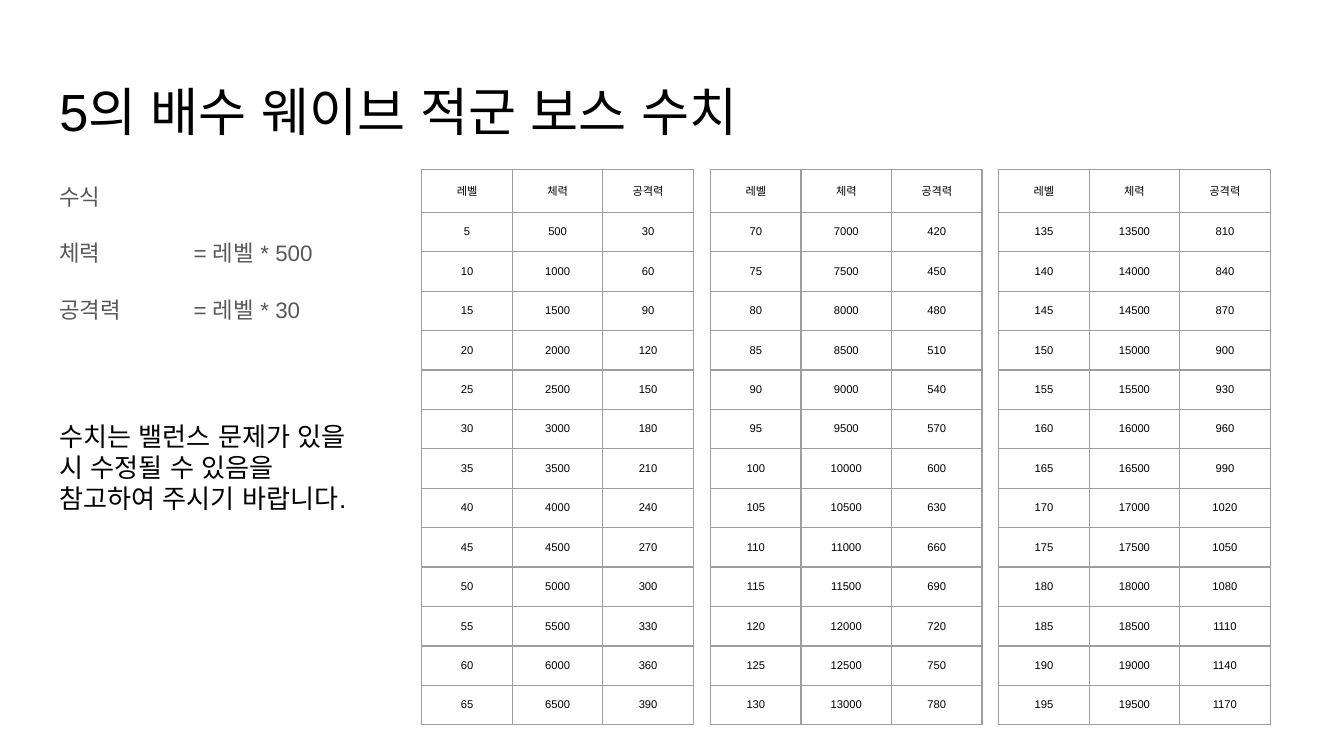
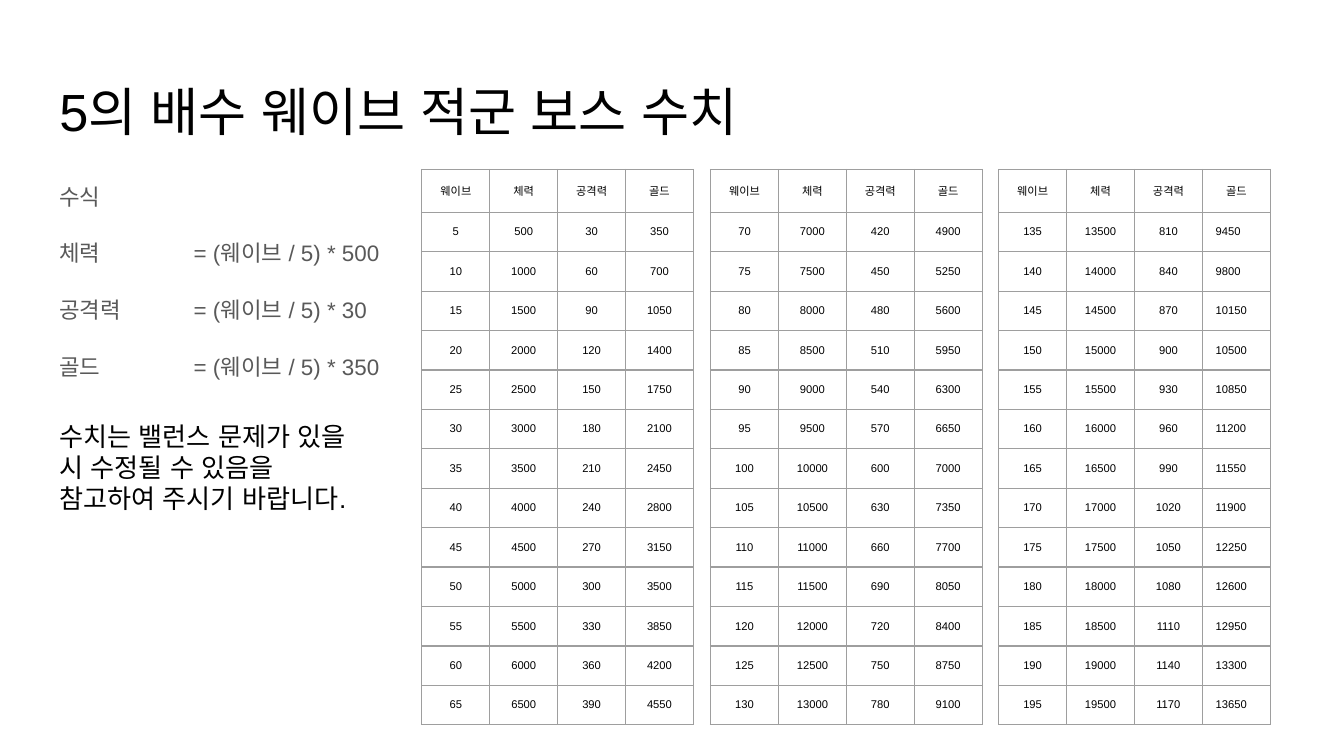
Before and after one commit to byeongyupKim/dlfqks, a slide deck: slide 14 of 기획문서/기획.pptx. Drawn at 1344x756 pixels with LibreOffice and Linux fonts; fonts in the diff are those of the drawing. Boxes give left, top, right and bottom in pixels: in the first picture for what was removed or moved away, otherwise in the second. Text is boxed around its words. In the diff, an @@ line names an element or a change of style, - is before the commit and + after.

```diff
--- a/기획문서/기획.pptx
+++ b/기획문서/기획.pptx
@@ table at <box>422,169,696,734</box> @@
-column 1, row 1: 레벨
+column 1, row 1: 웨이브
+column 4: 골드 | 350 | 700 | 1050 | 1400 | 1750 | 2100 | 2450 | 2800 | 3150 | 3500 | 3850 | 4200 | 4550
@@ table: place and size @@
-table at <box>422,169,692,734</box>
+table at <box>422,169,696,734</box>
@@ table at <box>711,169,985,734</box> @@
-column 1, row 1: 레벨
+column 1, row 1: 웨이브
+column 4: 골드 | 4900 | 5250 | 5600 | 5950 | 6300 | 6650 | 7000 | 7350 | 7700 | 8050 | 8400 | 8750 | 9100
@@ table: place and size @@
-table at <box>711,169,981,734</box>
+table at <box>711,169,985,734</box>
@@ table at <box>999,169,1273,734</box> @@
-column 1, row 1: 레벨
+column 1, row 1: 웨이브
+column 4: 골드 | 9450 | 9800 | 10150 | 10500 | 10850 | 11200 | 11550 | 11900 | 12250 | 12600 | 12950 | 13300 | 13650
@@ table: place and size @@
-table at <box>999,169,1269,734</box>
+table at <box>999,169,1273,734</box>
@@ text at <box>59,242,379,380</box>: text changed @@
-체력 = 레벨 * 500
-공격력 = 레벨 * 30
+체력 = (웨이브 / 5) * 500
+공격력 = (웨이브 / 5) * 30
+골드 = (웨이브 / 5) * 350
```
Also in this commit, not shown: 14 other slides changed, 1 slide removed.
